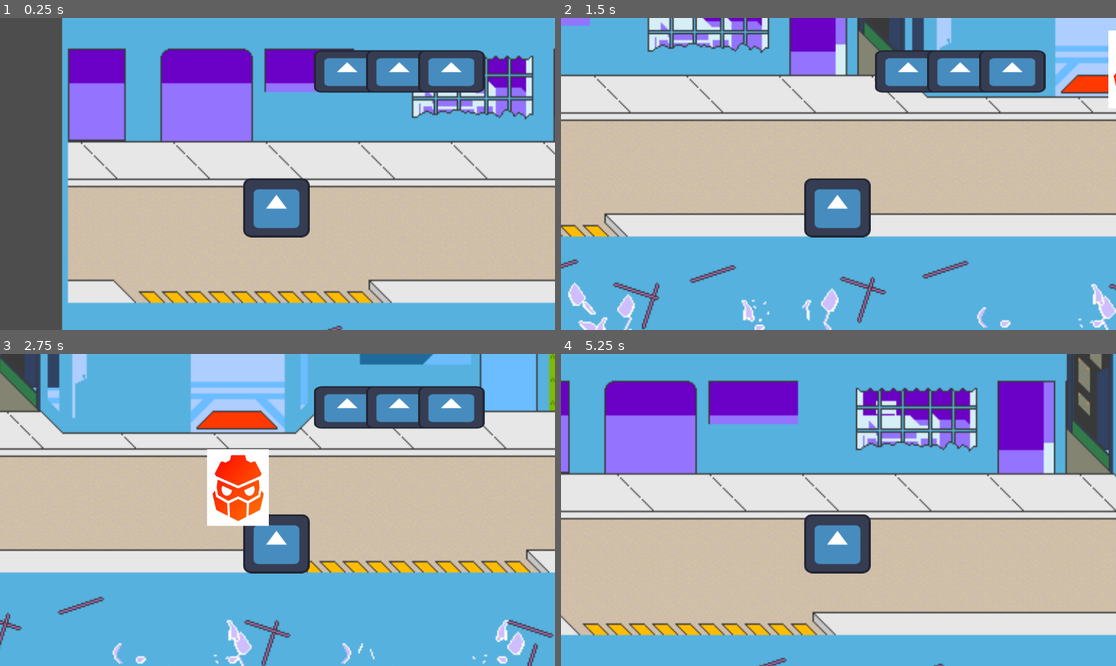
Above: before the commit, frames 1-4 (two rows, left to right).
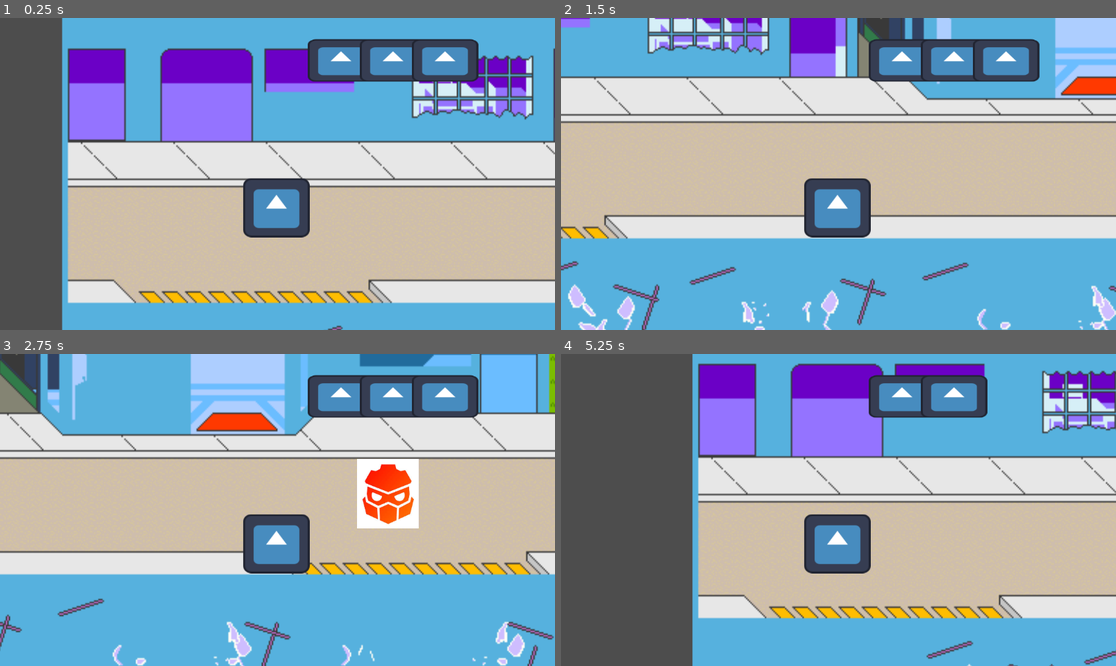
Above: after the commit, the same moments.

Repository: Franco-Pedrazzi/Chuche-proyect
Game: Godot game, scene res://mundos/mundo guiso/nivel_0.tscn
Two runs of this game, one before a commit and one after it. Both use one fixed random seed, a clock stepped at 60 frames per second and the inputs below. The project has no main scene, so this scene is started directly. The engine's default icon, where the game draws it, is replaced by a stand-in: a white triangle on a blue panel in a dark square.
Inputs:
- Up to frame 1 (0.25 s): no input
- Up to frame 2 (1.5 s): tap Enter at 0.5 s; hold Right (right) 0.53-1.28 s; hold Down (down) from 1.28 s (still down)
- Up to frame 3 (2.75 s): tap Space at 2 s; release Down (down) at 2.03 s; hold Right (right) from 2.03 s (still down)
- Up to frame 4 (5.25 s): release Right (right) at 2.78 s; hold Up (up) 2.78-3.53 s; hold Left (left) 3.53-5.03 s; hold Down (down) from 5.03 s (still down)

The runs differ from the first frame. In frame 1, 4.4% of the frame differs, in the area x 55-88%, y 6-25%; in frame 2, 15%; in frame 3, 19%; in frame 4, 61%, in the area x 0-100%, y 0-100%.

Commit message:
mejora en la vida,daño del npc a mele e inicio de la creacion del shooter

Diff:
--- a/chuche-proyect--/mundos/mundo guiso/nivel_0.tscn
+++ b/chuche-proyect--/mundos/mundo guiso/nivel_0.tscn
@@ -1,11 +1,15 @@
-[gd_scene load_steps=5 format=3 uid="uid://3t484pnhsnsy"]
+[gd_scene load_steps=7 format=3 uid="uid://3t484pnhsnsy"]
 
 [ext_resource type="Texture2D" uid="uid://dnjekoa24v2cs" path="res://sprites/mundo 0/5.png" id="1_qrxap"]
 [ext_resource type="PackedScene" uid="uid://cpri1ktmj56ec" path="res://objetos/personajes/mateo.tscn" id="2_gxecd"]
 [ext_resource type="PackedScene" uid="uid://rk6tkiihhapc" path="res://objetos/personajes/evilGodottscn.tscn" id="3_gxecd"]
+[ext_resource type="PackedScene" uid="uid://b1yonn763q8be" path="res://objetos/personajes/shooter.tscn" id="4_x1hqg"]
 
 [sub_resource type="RectangleShape2D" id="RectangleShape2D_qnqe0"]
 size = Vector2(1250.15, 3.19486)
+
+[sub_resource type="RectangleShape2D" id="RectangleShape2D_gxecd"]
+size = Vector2(20, 122)
 
 [node name="Nivel 0" type="Node2D"]
 
@@ -35,3 +39,10 @@
 position = Vector2(490, 439.5)
 scale = Vector2(1.00562, 25.3532)
 shape = SubResource("RectangleShape2D_qnqe0")
+
+[node name="CollisionShape2D3" type="CollisionShape2D" parent="StaticBody2D"]
+position = Vector2(-126, 336)
+shape = SubResource("RectangleShape2D_gxecd")
+
+[node name="EvilGodot2" parent="." instance=ExtResource("4_x1hqg")]
+position = Vector2(766, 344)
--- /dev/null
+++ b/chuche-proyect--/objetos/personajes/codigo/evilNPC.gd
@@ -0,0 +1,47 @@
+extends CharacterBody2D
+@export var type="daño"
+@export var action="terminada"
+var jugador=null
+var esperar=false
+var SPEED=2.5
+var unidos=false
+@onready var animations=$AnimationPlayer
+var move=Vector2.ZERO
+func _physics_process(delta: float) -> void:
+	if jugador!=null and esperar==false:
+		move=position.direction_to(jugador.position)
+	else:
+		move=Vector2.ZERO
+	move=move.normalized()*SPEED
+	move=move_and_collide(move)
+	move_and_slide()
+
+
+
+
+func _on_area_2d_body_entered(body: Node2D) -> void:
+	if body!=self and "type" in body:
+		if body.type=="jugador":
+			jugador=body
+			animations.play("caminar")
+
+
+func _on_area_2d_2_body_entered(body):
+	if body==jugador:
+		print("asas")
+		animations.play("pegar")
+		esperar=true
+		unidos=true
+		await get_tree().create_timer(0.2).timeout
+		if unidos:
+			_on_area_2d_2_body_entered(body)
+func pegar():
+	action="efectivo"
+	animations.play("default")
+	await get_tree().create_timer(0.2).timeout
+	action="terminada"
+	await get_tree().create_timer(0.75).timeout
+	esperar=false
+
+func _on_interaction_area_body_exited(body: Node2D) -> void:
+	unidos=false
--- a/chuche-proyect--/objetos/personajes/codigo/mateo.gd
+++ b/chuche-proyect--/objetos/personajes/codigo/mateo.gd
@@ -1,7 +1,10 @@
 extends CharacterBody2D
 @export var lives=3
+@export var type="jugador"
+var stop=false
 var SPEED=300
 var notStop=true
+var unidos=false
 func _physics_process(delta):
 
 	var directionX := Input.get_axis("left", "right")
@@ -19,15 +22,30 @@
 	move_and_slide()
 
 
-func _on_area_2d_body_entered(body):
+func _on_interaction_area_body_entered(body):
+	stop=false
+	unidos=true
 	if "type" in body:
 		if body.type=="daño":
-			lives-=1
-			print(lives)
-		var direccion=body.position-position
-		direccion.x/=abs(direccion.x)
-		direccion.y/=abs(direccion.y)
-		velocity= Vector2i(direccion.x * 180*-1,direccion.y* 180*-1)
-		notStop=false
-		await get_tree().create_timer(0.25).timeout
-		notStop=true
+			await get_tree().create_timer(0.27).timeout
+			print(body.action)
+			if body.action=="efectivo" and stop==false:
+				lives-=1
+				var direccion=body.position-position
+				direccion.x/=abs(direccion.x)
+				direccion.y/=abs(direccion.y)
+				velocity= Vector2i(direccion.x * 180*-1,direccion.y* 180*-1)
+				notStop=false
+				await get_tree().create_timer(0.25).timeout
+				notStop=true
+			if lives<=0:
+				get_tree().reload_current_scene()
+				return
+	await get_tree().create_timer(0.25).timeout
+	if unidos:
+		_on_interaction_area_body_entered(body)
+
+
+func _on_interaction_area_body_exited(body: Node2D) -> void:
+	stop=true
+	unidos=false
--- /dev/null
+++ b/chuche-proyect--/objetos/personajes/codigo/vidas.gd
@@ -0,0 +1,19 @@
+extends HBoxContainer
+
+var aux=0
+
+func _process(delta):
+
+	var mateo=$".."
+	var padre=$"."
+	var nroVidas=mateo.lives
+
+	if nroVidas!=aux:
+		aux=nroVidas
+		for i in padre.get_children():
+			i.queue_free()
+		for i in range(nroVidas):
+			var vida = Sprite2D.new()
+			vida.texture = preload("res://icon.svg")
+			vida.position=Vector2i(100*i,100)
+			add_child(vida)
--- a/chuche-proyect--/objetos/personajes/evilGodottscn.tscn
+++ b/chuche-proyect--/objetos/personajes/evilGodottscn.tscn
@@ -1,6 +1,6 @@
 [gd_scene load_steps=10 format=3 uid="uid://rk6tkiihhapc"]
 
-[ext_resource type="Script" path="res://evilNPC.gd" id="1_i2cga"]
+[ext_resource type="Script" uid="uid://tu8h1mkwyruk" path="res://objetos/personajes/codigo/evilNPC.gd" id="1_i2cga"]
 [ext_resource type="Texture2D" uid="uid://b71st307vtk1v" path="res://sprites/characters/mundo 0/evil godot.jpeg" id="2_rbien"]
 
 [sub_resource type="Animation" id="Animation_8mdte"]
@@ -36,7 +36,7 @@
 
 [sub_resource type="Animation" id="Animation_rjjjd"]
 resource_name = "pegar"
-length = 0.4
+length = 0.25
 loop_mode = 1
 tracks/0/type = "value"
 tracks/0/imported = false
@@ -45,21 +45,35 @@
 tracks/0/interp = 1
 tracks/0/loop_wrap = true
 tracks/0/keys = {
-"times": PackedFloat32Array(0, 0.4),
+"times": PackedFloat32Array(0, 0.233333),
 "transitions": PackedFloat32Array(1, 1),
 "update": 0,
 "values": [Vector2(0.189078, 0.208987), Vector2(0.286253, 0.155556)]
 }
+tracks/1/type = "method"
+tracks/1/imported = false
+tracks/1/enabled = true
+tracks/1/path = NodePath("../..")
+tracks/1/interp = 1
+tracks/1/loop_wrap = true
+tracks/1/keys = {
+"times": PackedFloat32Array(0.233333),
+"transitions": PackedFloat32Array(1),
+"values": [{
+"args": [],
+"method": &"pegar"
+}]
+}
 
 [sub_resource type="AnimationLibrary" id="AnimationLibrary_psosv"]
 _data = {
-"caminar": SubResource("Animation_8mdte"),
-"default": SubResource("Animation_iyvs0"),
-"pegar": SubResource("Animation_rjjjd")
+&"caminar": SubResource("Animation_8mdte"),
+&"default": SubResource("Animation_iyvs0"),
+&"pegar": SubResource("Animation_rjjjd")
 }
 
 [sub_resource type="RectangleShape2D" id="RectangleShape2D_u5x76"]
-size = Vector2(28, 27)
+size = Vector2(34, 30.7624)
 
 [sub_resource type="CircleShape2D" id="CircleShape2D_gm2mo"]
 
@@ -70,9 +84,9 @@
 script = ExtResource("1_i2cga")
 
 [node name="AnimationPlayer" type="AnimationPlayer" parent="."]
-root_node = NodePath("../Area2D2/CollisionShape2D2")
+root_node = NodePath("../InteractionArea/CollisionShape2D2")
 libraries = {
-"": SubResource("AnimationLibrary_psosv")
+&"": SubResource("AnimationLibrary_psosv")
 }
 
 [node name="EvilGodot" type="Sprite2D" parent="."]
@@ -81,21 +95,25 @@
 texture = ExtResource("2_rbien")
 
 [node name="CollisionShape2D" type="CollisionShape2D" parent="."]
-position = Vector2(0, 10)
+position = Vector2(0, 4.5)
+scale = Vector2(0.756398, -1.24884)
 shape = SubResource("RectangleShape2D_u5x76")
 
-[node name="Area2D" type="Area2D" parent="."]
-scale = Vector2(1, 0.760001)
+[node name="DetectionZone" type="Area2D" parent="."]
+scale = Vector2(0.68, 0.600001)
 
-[node name="CollisionShape2D" type="CollisionShape2D" parent="Area2D"]
+[node name="CollisionShape2D" type="CollisionShape2D" parent="DetectionZone"]
 position = Vector2(0, 1)
 scale = Vector2(-16.3302, -20.5218)
 shape = SubResource("CircleShape2D_gm2mo")
 
-[node name="Area2D2" type="Area2D" parent="."]
+[node name="InteractionArea" type="Area2D" parent="."]
+scale = Vector2(1.03251, 1.23714)
 
-[node name="CollisionShape2D2" type="CollisionShape2D" parent="Area2D2"]
+[node name="CollisionShape2D2" type="CollisionShape2D" parent="InteractionArea"]
+position = Vector2(0, 2.42495)
 shape = SubResource("RectangleShape2D_oosj2")
 
-[connection signal="body_entered" from="Area2D" to="." method="_on_area_2d_body_entered"]
-[connection signal="body_entered" from="Area2D2" to="." method="_on_area_2d_2_body_entered"]
+[connection signal="body_entered" from="DetectionZone" to="." method="_on_area_2d_body_entered"]
+[connection signal="body_entered" from="InteractionArea" to="." method="_on_area_2d_2_body_entered"]
+[connection signal="body_exited" from="InteractionArea" to="." method="_on_interaction_area_body_exited"]
--- a/chuche-proyect--/objetos/personajes/mateo.tscn
+++ b/chuche-proyect--/objetos/personajes/mateo.tscn
@@ -1,11 +1,11 @@
 [gd_scene load_steps=5 format=3 uid="uid://cpri1ktmj56ec"]
 
-[ext_resource type="Script" path="res://objetos/personajes/codigo/mateo.gd" id="1_s4shh"]
+[ext_resource type="Script" uid="uid://peelch2cdapf" path="res://objetos/personajes/codigo/mateo.gd" id="1_s4shh"]
 [ext_resource type="Texture2D" uid="uid://bwyb7hv4e7ukv" path="res://icon.svg" id="2_d5vvr"]
-[ext_resource type="Script" path="res://objetos/personajes/vidas.gd" id="3_jjldi"]
+[ext_resource type="Script" uid="uid://bfcbu6prktj4e" path="res://objetos/personajes/codigo/vidas.gd" id="3_jjldi"]
 
 [sub_resource type="RectangleShape2D" id="RectangleShape2D_iywkl"]
-size = Vector2(66.6667, 50.5163)
+size = Vector2(75.3166, 91.0789)
 
 [node name="Mateo" type="CharacterBody2D"]
 scale = Vector2(0.36, 0.32)
@@ -16,28 +16,30 @@
 texture = ExtResource("2_d5vvr")
 
 [node name="CollisionShape2D" type="CollisionShape2D" parent="."]
-position = Vector2(0, 37.5)
+position = Vector2(0, 21.2113)
+scale = Vector2(0.847529, 1)
 shape = SubResource("RectangleShape2D_iywkl")
 
 [node name="Camera2D" type="Camera2D" parent="."]
 position = Vector2(0, -74)
 zoom = Vector2(3, 3)
 
-[node name="HBoxContainer" type="HBoxContainer" parent="."]
-offset_left = 122.222
-offset_top = -390.625
-offset_right = 514.222
-offset_bottom = -207.625
+[node name="liveBox" type="HBoxContainer" parent="."]
+offset_left = 122.0
+offset_top = -391.0
+offset_right = 514.0
+offset_bottom = -216.0
 scale = Vector2(1, 0.715973)
 script = ExtResource("3_jjldi")
 
-[node name="Area2D" type="Area2D" parent="."]
-position = Vector2(0, -3.125)
-scale = Vector2(1.62278, 3.15338)
+[node name="InteractionArea" type="Area2D" parent="."]
+position = Vector2(0, 3.125)
+scale = Vector2(1.88103, 2.15338)
 
-[node name="CollisionShape2D" type="CollisionShape2D" parent="Area2D"]
-position = Vector2(0, 2.18649)
+[node name="CollisionShape2D" type="CollisionShape2D" parent="InteractionArea"]
+position = Vector2(-1.71174, -0.914122)
 scale = Vector2(1, 0.776603)
 shape = SubResource("RectangleShape2D_iywkl")
 
-[connection signal="body_entered" from="Area2D" to="." method="_on_area_2d_body_entered"]
+[connection signal="body_entered" from="InteractionArea" to="." method="_on_interaction_area_body_entered"]
+[connection signal="body_exited" from="InteractionArea" to="." method="_on_interaction_area_body_exited"]
--- /dev/null
+++ b/chuche-proyect--/objetos/personajes/shooter.tscn
@@ -0,0 +1,95 @@
+[gd_scene load_steps=10 format=3 uid="uid://b1yonn763q8be"]
+
+[ext_resource type="Script" uid="uid://tu8h1mkwyruk" path="res://objetos/personajes/codigo/evilNPC.gd" id="1_sae0v"]
+[ext_resource type="Texture2D" uid="uid://cg55lybvmlt0n" path="res://sprites/characters/mundo 0/shooter.png" id="2_sae0v"]
+
+[sub_resource type="Animation" id="Animation_8mdte"]
+resource_name = "caminar"
+loop_mode = 1
+tracks/0/type = "value"
+tracks/0/imported = false
+tracks/0/enabled = true
+tracks/0/path = NodePath("../../Shooter:scale")
+tracks/0/interp = 1
+tracks/0/loop_wrap = true
+tracks/0/keys = {
+"times": PackedFloat32Array(),
+"transitions": PackedFloat32Array(),
+"update": 0,
+"values": []
+}
+
+[sub_resource type="Animation" id="Animation_iyvs0"]
+resource_name = "default"
+
+[sub_resource type="Animation" id="Animation_rjjjd"]
+resource_name = "pegar"
+length = 0.25
+loop_mode = 1
+tracks/0/type = "method"
+tracks/0/imported = false
+tracks/0/enabled = true
+tracks/0/path = NodePath("../..")
+tracks/0/interp = 1
+tracks/0/loop_wrap = true
+tracks/0/keys = {
+"times": PackedFloat32Array(0.233333),
+"transitions": PackedFloat32Array(1),
+"values": [{
+"args": [],
+"method": &"pegar"
+}]
+}
+
+[sub_resource type="AnimationLibrary" id="AnimationLibrary_psosv"]
+_data = {
+&"caminar": SubResource("Animation_8mdte"),
+&"default": SubResource("Animation_iyvs0"),
+&"pegar": SubResource("Animation_rjjjd")
+}
+
+[sub_resource type="RectangleShape2D" id="RectangleShape2D_u5x76"]
+size = Vector2(34, 30.7624)
+
+[sub_resource type="CircleShape2D" id="CircleShape2D_gm2mo"]
+
+[sub_resource type="RectangleShape2D" id="RectangleShape2D_oosj2"]
+size = Vector2(47, 46)
+
+[node name="EvilGodot" type="CharacterBody2D"]
+script = ExtResource("1_sae0v")
+
+[node name="AnimationPlayer" type="AnimationPlayer" parent="."]
+root_node = NodePath("../InteractionArea/CollisionShape2D2")
+libraries = {
+&"": SubResource("AnimationLibrary_psosv")
+}
+
+[node name="Shooter" type="Sprite2D" parent="."]
+position = Vector2(1.19209e-07, 2.38419e-07)
+scale = Vector2(0.186667, 0.24)
+texture = ExtResource("2_sae0v")
+
+[node name="CollisionShape2D" type="CollisionShape2D" parent="."]
+position = Vector2(0, 4.5)
+scale = Vector2(0.756398, -1.24884)
+shape = SubResource("RectangleShape2D_u5x76")
+
+[node name="DetectionZone" type="Area2D" parent="."]
+scale = Vector2(0.68, 0.600001)
+
+[node name="CollisionShape2D" type="CollisionShape2D" parent="DetectionZone"]
+position = Vector2(0, 1)
+scale = Vector2(-16.3302, -20.5218)
+shape = SubResource("CircleShape2D_gm2mo")
+
+[node name="InteractionArea" type="Area2D" parent="."]
+scale = Vector2(1.03251, 1.23714)
+
+[node name="CollisionShape2D2" type="CollisionShape2D" parent="InteractionArea"]
+position = Vector2(0, 2.42495)
+shape = SubResource("RectangleShape2D_oosj2")
+
+[connection signal="body_entered" from="DetectionZone" to="." method="_on_area_2d_body_entered"]
+[connection signal="body_entered" from="InteractionArea" to="." method="_on_area_2d_2_body_entered"]
+[connection signal="body_exited" from="InteractionArea" to="." method="_on_interaction_area_body_exited"]
--- a/chuche-proyect--/project.godot
+++ b/chuche-proyect--/project.godot
@@ -11,28 +11,28 @@
 [application]
 
 config/name="Chuche proyect"
-config/features=PackedStringArray("4.1", "Forward Plus")
+config/features=PackedStringArray("4.4", "Forward Plus")
 config/icon="res://icon.svg"
 
 [input]
 
 left={
 "deadzone": 0.2,
-"events": [Object(InputEventKey,"resource_local_to_scene":fa …(174 unchanged characters)… ode":4194319,"key_label":0,"unicode":0,"echo":false,"script":null)
+"events": [Object(InputEventKey,"resource_local_to_scene":fa …(174 unchanged characters)… ode":4194319,"key_label":0,"unicode":0,"location":0,"echo":false,"script":null)
 ]
 }
 right={
 "deadzone": 0.2,
-"events": [Object(InputEventKey,"resource_local_to_scene":fa …(174 unchanged characters)… ode":4194321,"key_label":0,"unicode":0,"echo":false,"script":null)
+"events": [Object(InputEventKey,"resource_local_to_scene":fa …(174 unchanged characters)… ode":4194321,"key_label":0,"unicode":0,"location":0,"echo":false,"script":null)
 ]
 }
 up={
 "deadzone": 0.2,
-"events": [Object(InputEventKey,"resource_local_to_scene":fa …(174 unchanged characters)… ode":4194320,"key_label":0,"unicode":0,"echo":false,"script":null)
+"events": [Object(InputEventKey,"resource_local_to_scene":fa …(174 unchanged characters)… ode":4194320,"key_label":0,"unicode":0,"location":0,"echo":false,"script":null)
 ]
 }
 down={
 "deadzone": 0.2,
-"events": [Object(InputEventKey,"resource_local_to_scene":fa …(174 unchanged characters)… ode":4194322,"key_label":0,"unicode":0,"echo":false,"script":null)
+"events": [Object(InputEventKey,"resource_local_to_scene":fa …(174 unchanged characters)… ode":4194322,"key_label":0,"unicode":0,"location":0,"echo":false,"script":null)
 ]
 }
Not shown, added: chuche-proyect--/objetos/personajes/codigo/evilNPC.gd.uid
Not shown, added: chuche-proyect--/objetos/personajes/codigo/vidas.gd.uid
Binary file added: chuche-proyect--/sprites/characters/mundo 0/shooter.png
Not shown, added: chuche-proyect--/sprites/characters/mundo 0/shooter.png.import
